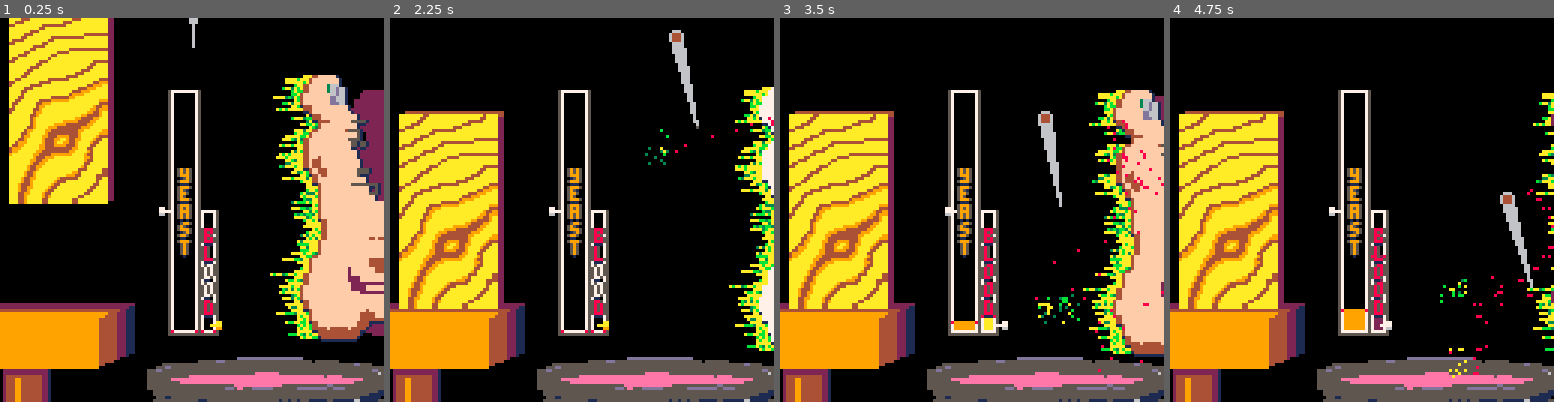
Above: before the commit, frames 1-4 (left to right).
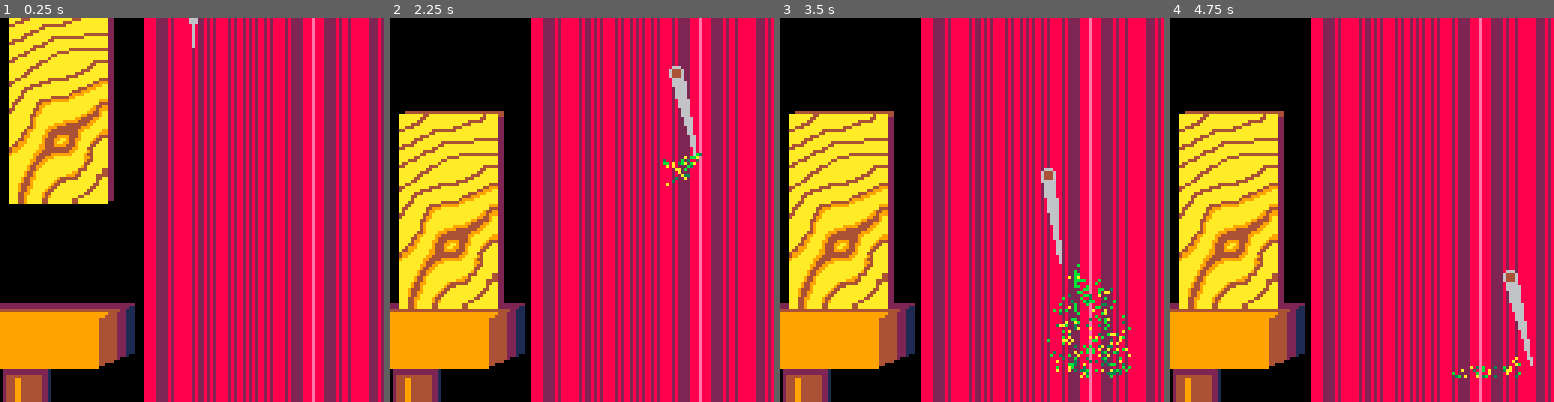
Above: after the commit, the same moments.

Repository: PingSquad/shenanijam
Game: PICO-8 cartridge dwarven-ale.p8
Two runs of this game, one before a commit and one after it. Both use one fixed random seed, a clock stepped at 60 frames per second and the inputs below.
Inputs:
- Up to frame 1 (0.25 s): no input
- Up to frame 2 (2.25 s): tap X (X key) at 0.33, 1.07, 1.85 s; tap O (Z key) at 0.7, 1.7, 2.1 s; hold Right 1.6-2.1 s; hold Up from 2.15 s (still down)
- Up to frame 3 (3.5 s): release Up at 2.42 s; hold Right 2.47-3.03 s; tap O (Z key) at 2.5, 2.9, 3.3 s; tap X (X key) at 2.97 s; hold Left from 3.08 s (still down)
- Up to frame 4 (4.75 s): release Left at 3.58 s; hold Down 3.63-3.97 s; tap O (Z key) at 3.7, 4.1, 4.5 s; hold Right 4.02-4.68 s; tap X (X key) at 4.08 s; hold Up from 4.73 s (still down)

The runs differ from the first frame. In frame 1, 61% of the frame differs, in the area x 37-100%, y 0-100%; in frame 2, 63%, in the area x 36-100%, y 0-100%; in frame 3, 63%; in frame 4, 63%.

Commit message:
Shenanijam tribute

Diff:
--- a/dwarven-ale.p8
+++ b/dwarven-ale.p8
@@ -39,16 +39,24 @@
  cls()
  cauldron:draw()
  table:draw()
+ draw_wood()
  draw_fungus()
  draw_foot()
- draw_wood()
  --draw_meter({'yeast',9},114,64,false,7) --7
  --draw_meter({'blood',8},122,64+20,true,3,40) --15
  draw_meter({'yeast',9},64-3,64,false,7)
  draw_meter({'blood',8},64+5,64+20,true,3,40)
+ debug.f()
+ rectfill(49,0,128,128,0)
+ cs = {2,8,14}
+ for x=49,130 do
+  ci = flr( abs( sin(x/28 + ((x)%2)/(cos(x*.0016)*2) )*(#cs-1) ) )+1
+
+  c = cs[ci]
+  line(x+sin(t/400)*1.3,0,x+sin(t/400)*1.3,127,c)
+ end
  draw_knife1()
  draw_particle_gen()
- debug.f()
 end
 
 -- objects
@@ -82,16 +90,22 @@
 function update_foot()
  f = foot
  s=f.speed
- f.offy = sin(t/s/2-s/21)*5
-
  f.dx *= f.dec
  f.dx += f.grav
  f.dx = mid(-f.max_dx/2, f.dx, f.max_dx)
-
- --f.x += f.dx
- --f.x = max(f.rest_x, f.x)
-
- f.offx = max( sin(t/s)*1.3, f.offx+f.dx )
+ if wood_flipped != 4 then
+  f.offy = sin(t/s/2-s/21)*5
+
+
+  --f.x += f.dx
+  --f.x = max(f.rest_x, f.x)
+
+  f.offx = max( sin(t/s)*1.3, f.offx+f.dx )
+ else
+  f.offy = sin(t/27)*5
+  f.offx = max( wood.x-foot.x+wood.w/2 + sin(t/15)*2.3,
+               f.offx+f.dx*.7)
+ end
 
  update_fungus()
  for bf in all(f.blood_spouts) do
@@ -127,6 +141,10 @@
 end
 
 function draw_foot()
+ rectfill(foot.x+foot.offx+foot.w/2,
+  foot.y+foot.offy+foot.h-33,
+  foot.x+foot.offx+foot.w*2,
+  foot.y+foot.offy+foot.h-23,4)
  all_to_color(2)
  draw_foot_here(foot.x+17+foot.offx/3,
                 foot.y+5+foot.offy/4,
@@ -203,11 +221,19 @@
    w.w=w.gfx.w
    w.flipping = false
    wood_flipped += 1
+   change_color = false
    if wood_flipped == 2 then
     w.dy -= 5
-    cs = 14
+    change_color = {14}--,14,14,14,2,8,14,14}--,14,2,14,2}
+   end
+   if wood_flipped == 4 then
+    w.dy -= 6
+    change_color = {11}--,11,11,11,3,10,11,11}
+   end
+   if change_color then
     for y=1,w.gfx.h do for x=1,w.gfx.w do
-     if (w.gfx[y][x] != 0) w.gfx[y][x] = cs
+     c = change_color[(x+y)%#change_color+1]
+     if (w.gfx[y][x] != 0) w.gfx[y][x] = c
     end end
    end
   end
@@ -252,7 +278,7 @@
  -- slow down knife if a hit
  if op != 0 then
   w.was_cut=true
-  knife1.dy=min(knife1.dy,knife1.max_dy*.75*(1+rnd(1.5)-.75))
+  knife1.dy=min(knife1.dy,knife1.max_dy*.85*(1+rnd(1.5)-.75))
   -- gritty difficulty
   knife1.dx*=1+rnd(.4)-.2
  end
@@ -552,9 +578,9 @@
  start_y=10,
  y=10,
  dy=0,
- max_dy=.7,  --.7
+ max_dy=.9,  --.7
  h=30,
- speedy=.02,
+ speedy=.08,
  speedx=.4,
  falling=false,
  raising=true,
Not shown, added: Shenanijam tribute.gif
